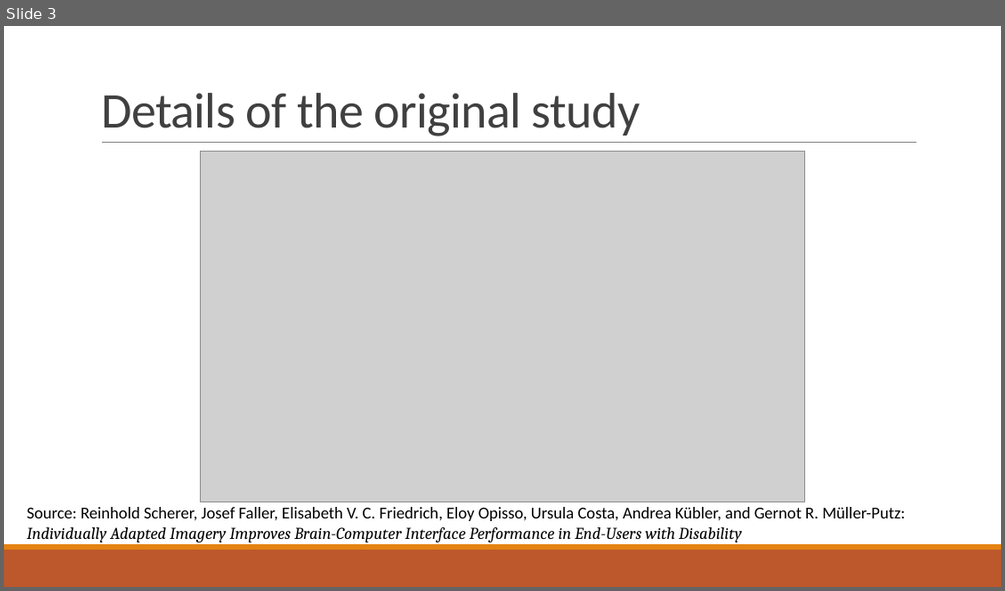
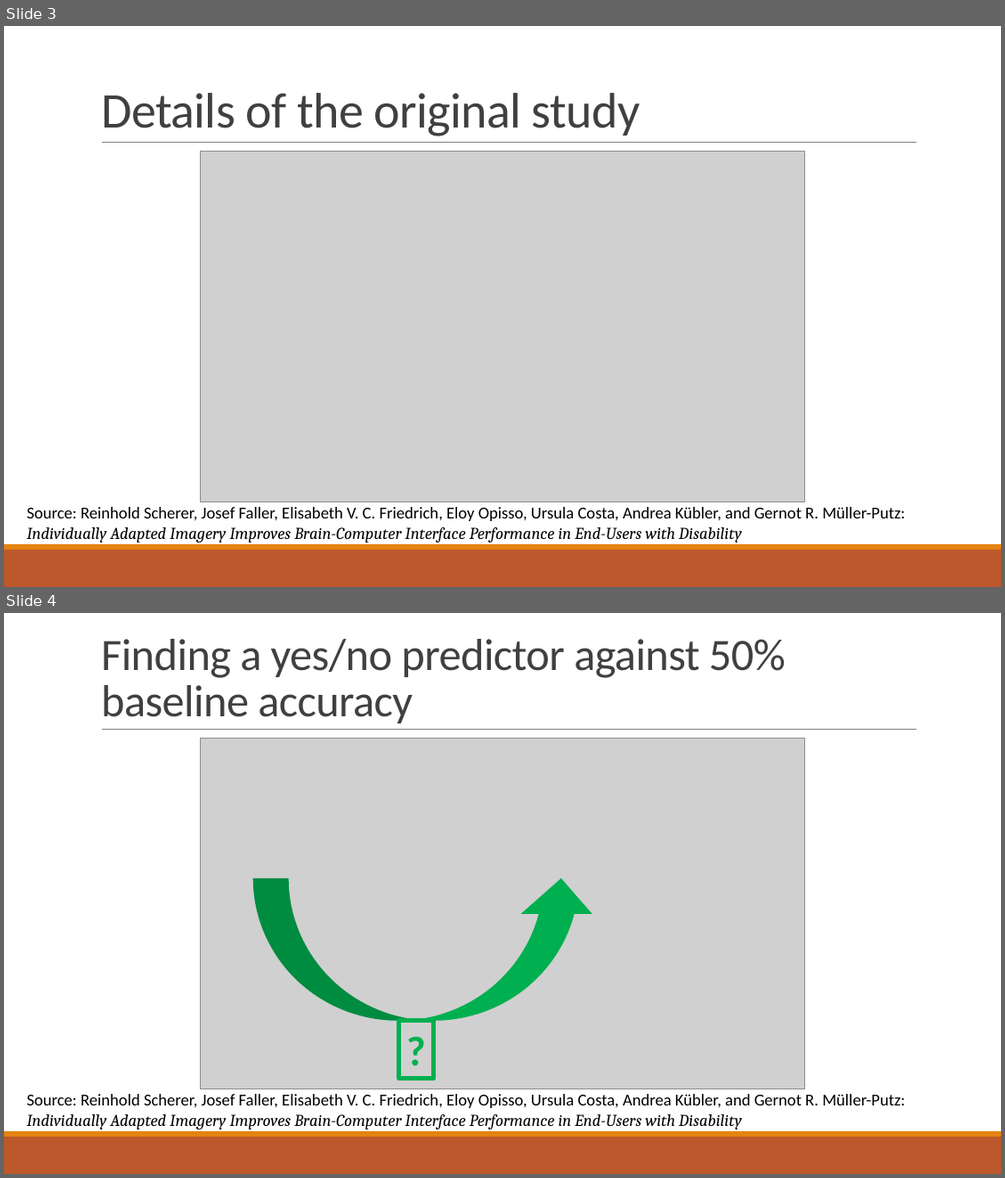
Before and after one commit to brentgaisford/BCI_for_stroke_and_paralysis_patients_classifying_eeg_signals, a slide deck: Using Neural Networks to Decode Brainwaves - Technical.pptx. Shown one above the other, each under a label of ours: slide 3 before the commit, slides 3 and 4 after it. The pictures are 1005x591 and 1005x1178 pixels, drawn with LibreOffice and Linux fonts; fonts in the diff are those of the drawing; grey boxes stand for pictures. Boxes give left, top, right and bottom in pixels: in the first picture for what was removed or moved away, otherwise in the second. Text is boxed around its words. In the diff, an @@ line names an element or a change of style, - is before the commit and + after.

```diff
--- a/Using Neural Networks to Decode Brainwaves - Technical.pptx
+++ b/Using Neural Networks to Decode Brainwaves - Technical.pptx
@@ slide 4 added at [4,613,1001,1174], background #FFFFFF; not listed: 3 template elements that a slide beside it also shows @@
@@ title added at [101,639,785,723], 43.2 pt, text #404040 @@
+Finding a yes/no predictor against 50% baseline accuracy
@@ picture added at [200,738,805,1088] @@
@@ curved up arrow added at [253,878,597,1021], fill #00B050 @@
@@ rectangle added at [399,1021,433,1078], outline #00B050 4.5 pt, 40 pt, text #00B050, bold @@
+?
@@ text added at [27,1094,905,1129], 16 pt, text #000000 @@
+Source: Reinhold Scherer, Josef Faller, Elisabeth V. C. Friedrich, Eloy Opisso, Ursula Costa, Andrea Kübler, and Gernot R. Müller-Putz:
+Individually Adapted Imagery Improves Brain-Computer Interface Performance in End-Users with Disability
```
Also in this commit, not shown: 4 slides changed, 1 other slide added, 1 other file.
